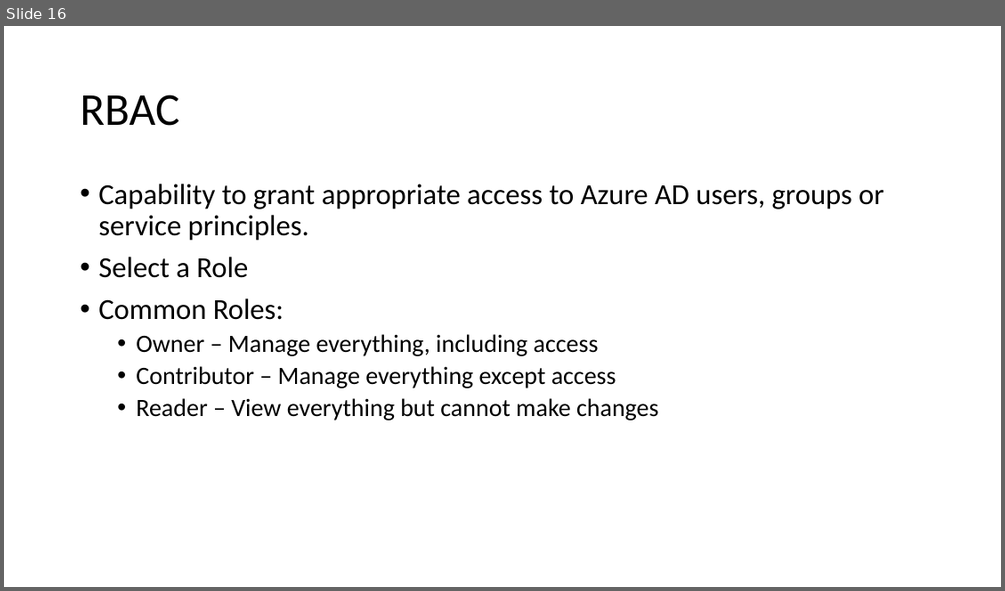
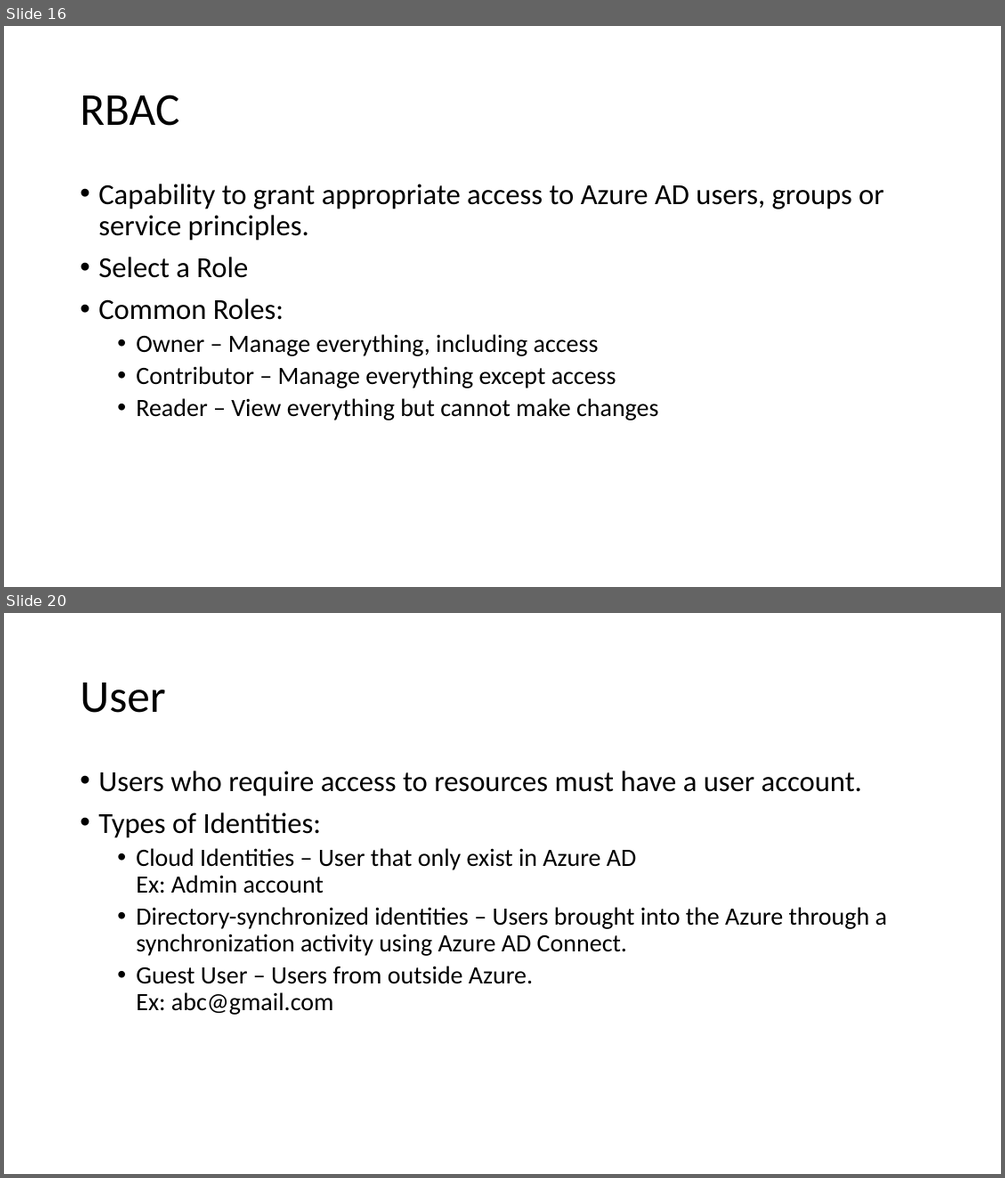
Before and after one commit to Anwarthajudeen/09Sep-AZ104, a slide deck: Governance and Compliance.pptx. Shown one above the other, each under a label of ours: slide 16 before the commit, slides 16 and 20 after it; the slides between them are not shown. The pictures are 1005x591 and 1005x1178 pixels, drawn with LibreOffice and Linux fonts; fonts in the diff are those of the drawing. Boxes give left, top, right and bottom in pixels: in the first picture for what was removed or moved away, otherwise in the second. Text is boxed around its words. In the diff, an @@ line names an element or a change of style, - is before the commit and + after.

Commit message:
Day 2 and 3

```diff
--- a/Governance and Compliance.pptx
+++ b/Governance and Compliance.pptx
@@ slide 20 added at (x1=4, y1=613, x2=1001, y2=1174), background #FFFFFF @@
@@ title added at (x1=80, y1=682, x2=165, y2=713), 44 pt, text #000000 @@
+User
@@ text added at (x1=98, y1=771, x2=887, y2=1014), 24 pt, text #000000 @@
+• Users who require access to resources must have a user account.
+• Types of Identities:
+  • Cloud Identities – User that only exist in Azure AD
+    Ex: Admin account
+  • Directory-synchronized identities – Users brought into the Azure through a synchronization activity using Azure AD Connect.
+  • Guest User – Users from outside Azure.
+    Ex: abc@gmail.com
```
Also in this commit, not shown: 3 other slides added.
